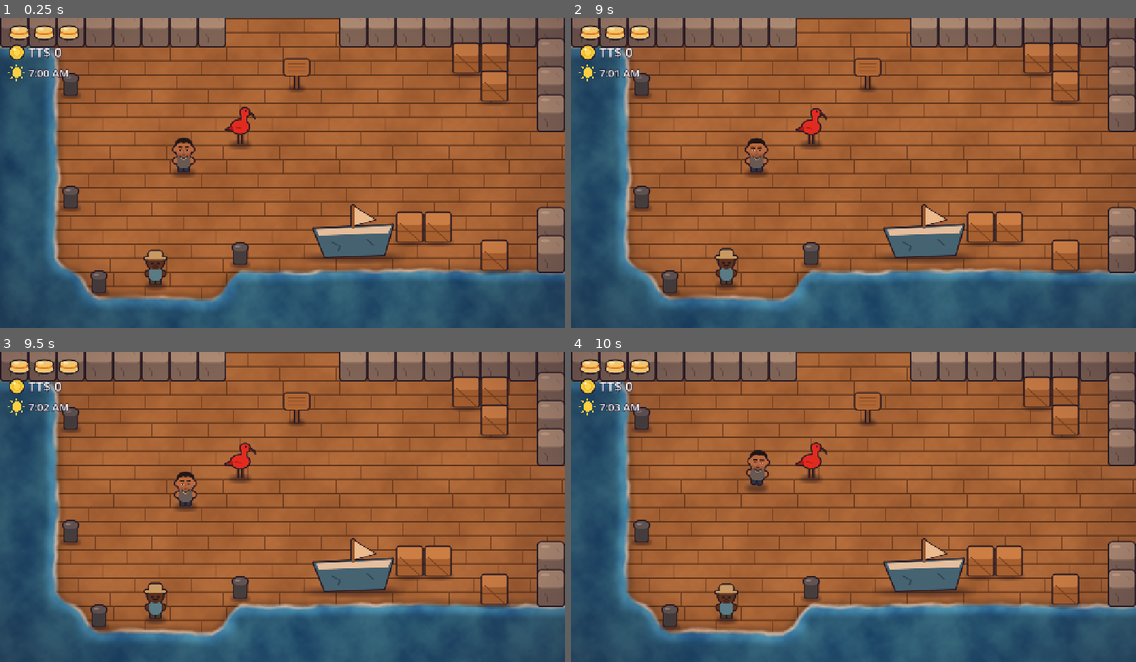
Above: before the commit, frames 1-4 (two rows, left to right).
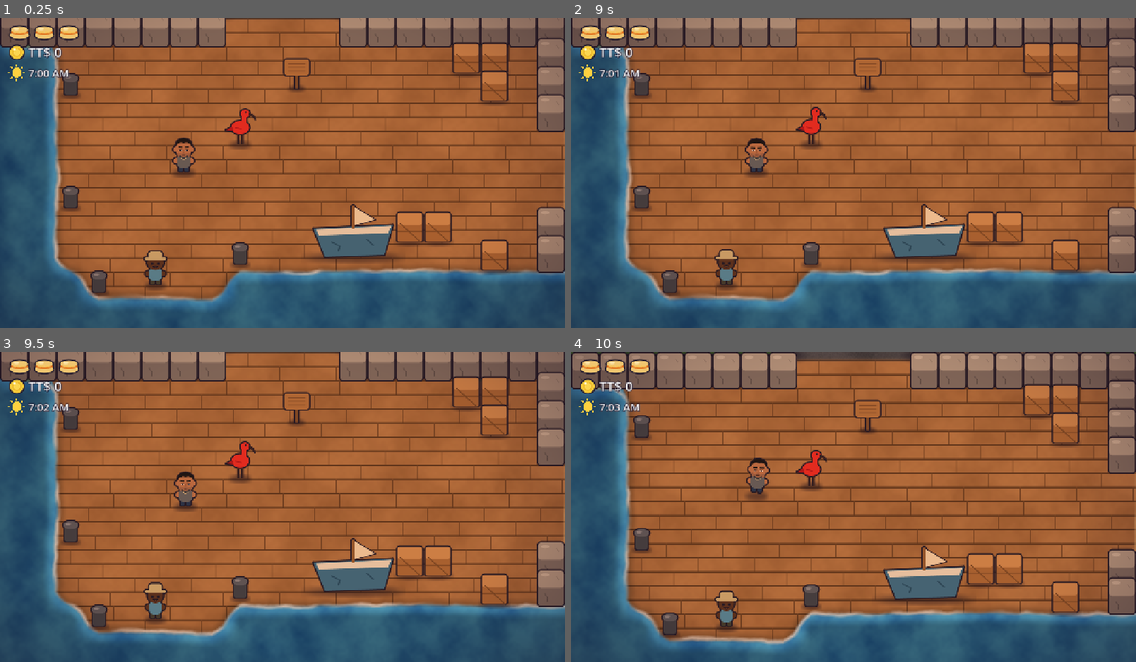
Above: after the commit, the same moments.

Repository: trinineba-oss/Claude-workarea
Game: Godot game, scene res://scenes/game.tscn
The game is run twice, just before and just after one commit, with the same random seed, the same clock (stepped at 60 frames per second) and the same inputs.
Inputs (mouse positions are in pixels of both pictures, inside the frame that each line leads up to):
- Up to frame 1 (0.25 s): no input
- Up to frame 2 (9 s): move the mouse to (977, 157) at 0.52 s; hold Right (move_right) 0.53-1.25 s; hold Z (attack) 0.53-1.25 s; click (977, 157) at 0.67 s; drag from (740, 188) to (825, 235) at 1.27 s; tap Enter at 2, 5, 7.25 s; move the mouse to (910, 104) at 2.02 s; hold Right (move_right) 2.03-2.75 s; hold Z (attack) 2.03-2.75 s; drag from (825, 235) to (684, 126) at 2.77 s; tap Space at 3.5, 5.75, 8.75 s; move the mouse to (1023, 219) at 3.52 s; hold Left (move_left) 3.53-4.25 s; hold Z (attack) 3.53-4.25 s; tap Escape (pause) at 4.15 s; drag from (684, 126) to (780, 160) at 4.27 s; move the mouse to (881, 173) at 5.02 s; hold Down (move_down) 5.03-5.75 s; hold Z (attack) 5.03-5.75 s; click (881, 173) at 5.17 s; drag from (768, 95) to (740, 188) at 5.77 s; move the mouse to (977, 157) at 6.52 s; hold Up (move_up) 6.53-7.25 s; hold Z (attack) 6.53-7.25 s; drag from (740, 188) to (825, 235) at 7.27 s; move the mouse to (910, 104) at 8.02 s; hold Down (move_down) 8.03-8.75 s; hold Z (attack) 8.03-8.75 s; drag from (825, 235) to (684, 126) at 8.77 s
- Up to frame 3 (9.5 s): no input
- Up to frame 4 (10 s): move the mouse to (1023, 553) at 9.52 s; hold Up (move_up) from 9.53 s (still down); hold Z (attack) from 9.53 s (still down); click (1023, 553) at 9.67 s

The runs differ from the first frame. In frame 1, 0.2% of the frame differs, in the area x 0-100%, y 0-83%; in frame 2, 0.2%; in frame 3, 0.2%; in frame 4, 34%, in the area x 0-100%, y 0-97%.

Commit message:
Sandbox stage 1: a free-scrolling, seamless world
Replace screen-by-screen room flips with a streamed world: the room Chad
is in and its eight neighbours stay loaded, the camera follows him
smoothly within the world's bounds, and entering another room autosaves.
Ground weights include a one-tile border from neighbouring rooms, so
materials blend across room edges; grid cells without a room are filled
with sea or grass. Cars now fade in and out on the end tiles of their
lane instead of driving past the end of the road. Adds Game.current_room
and loaded_rooms, an &at= dev start option, and the sandbox plan in
DESIGN.md; tests updated for the seamless world.

Co-Authored-By: Claude Opus 5.5 <noreply@anthropic.com>
Claude-Session: https://claude.ai/code/session_01NxkNS8Xn8Aik2ZkHhgLkjK

Diff:
--- a/projects/pixel-game/scenes/game.tscn
+++ b/projects/pixel-game/scenes/game.tscn
@@ -22,6 +22,7 @@
 [node name="Player" parent="." instance=ExtResource("2_player")]
 
 [node name="Camera2D" type="Camera2D" parent="."]
+process_callback = 0
 
 [node name="DayNight" type="Node" parent="."]
 script = ExtResource("8_daynight")
--- a/projects/pixel-game/scripts/car.gd
+++ b/projects/pixel-game/scripts/car.gd
@@ -4,7 +4,14 @@
 
 const DAMAGE := 1
 
+## Fade distance at each end of the lane.
+const FADE := 64.0
+
 var velocity := Vector2.ZERO
+## Where the lane ends (room coordinates); the car fades out and is removed there.
+var end := Vector2.ZERO
+
+var _start := Vector2.ZERO
 
 var _sprite: Sprite2D
 
@@ -35,11 +42,20 @@
 	add_child(shape)
 
 
+func _ready() -> void:
+	_start = position
+	modulate.a = 0.0
+
+
 func _physics_process(delta: float) -> void:
 	position += velocity * delta
-	for body in get_overlapping_bodies():
-		if body is Player:
-			body.take_hit(DAMAGE, global_position - velocity.normalized() * 40.0)
-	var bounds := Rect2(Vector2(-200, -200), WorldMap.room_size() + Vector2(400, 400))
-	if not bounds.has_point(position):
+	var travelled := position.distance_to(_start)
+	var left := (end - position).dot(velocity.normalized())
+	modulate.a = clampf(minf(travelled, left) / FADE, 0.0, 1.0)
+	if left <= 0.0:
 		queue_free()
+		return
+	if modulate.a > 0.5:
+		for body in get_overlapping_bodies():
+			if body is Player:
+				body.take_hit(DAMAGE, global_position - velocity.normalized() * 40.0)
--- a/projects/pixel-game/scripts/game.gd
+++ b/projects/pixel-game/scripts/game.gd
@@ -1,15 +1,15 @@
 class_name Game
 extends Node2D
-## The adventure: one room at a time, with a scrolling transition between rooms,
-## autosave on every room change, and pause.
-
-signal transition_finished
+## The adventure: a free-scrolling world streamed room by room (the room Chad is in and its
+## neighbours stay loaded), autosave whenever he enters another room, and pause.
+
+signal room_changed(coords: Vector2i)
 signal conversation_finished(id: String)
 
-const TRANSITION_SECONDS := 0.5
-## How far the hero is carried into the next room during a transition.
-const PUSH_IN := 96.0
 const ROOMS_DIR := "res://data/rooms"
+## Rooms within this many rooms of Chad stay loaded, so the camera never shows a gap.
+const LOAD_RADIUS := 1
+const CAMERA_SMOOTHING := 7.0
 ## Pause between fainting and getting back up at the room entrance.
 const FAINT_SECONDS := 1.2
 
@@ -22,8 +22,7 @@
 var world: WorldMap
 var coords := Vector2i.ZERO
 
-var _room: Room
-var _transitioning := false
+var _loaded: Dictionary = {}  # Vector2i -> Room
 var _entry_position := Vector2.ZERO
 
 @onready var day_night: DayNight = $DayNight
@@ -57,32 +56,30 @@
 	_status.set_health(_player.health, _player.max_health)
 	_status.set_money(_player.money)
 	_entry_position = _player.position
-	_room = _make_room(coords)
-	_camera.position = _room_center(coords)
+	_setup_camera()
+	_refresh_rooms()
+	_snap_camera()
 	if play_intro and not flags.get("intro_done", false):
 		_play_intro.call_deferred()
 
 
 func _physics_process(_delta: float) -> void:
-	if _transitioning:
-		return
-	var local := _player.position - WorldMap.room_origin(coords)
-	var size := WorldMap.room_size()
-	var dir := Vector2i.ZERO
-	if local.x < 0.0:
-		dir = Vector2i.LEFT
-	elif local.x >= size.x:
-		dir = Vector2i.RIGHT
-	elif local.y < 0.0:
-		dir = Vector2i.UP
-	elif local.y >= size.y:
-		dir = Vector2i.DOWN
-	if dir == Vector2i.ZERO:
-		return
-	if world.has_room(coords + dir):
-		_transition(dir)
+	var now := WorldMap.room_at(_player.position)
+	if now == coords:
+		return
+	if world.has_room(now):
+		coords = now
+		_entry_position = _player.position
+		_refresh_rooms()
+		save_game()
+		room_changed.emit(coords)
 	else:
+		# Edges toward empty cells are solid, so this only guards against teleports.
 		_player.position = _clamp_to_room(_player.position, coords, 4.0)
+
+
+func _process(_delta: float) -> void:
+	_camera.position = _player.position
 
 
 func _notification(what: int) -> void:
@@ -94,13 +91,25 @@
 
 ## Jumps straight to a room, e.g. for fast travel (maxi taxis) or tests.
 func go_to(room_coords: Vector2i, pos: Vector2) -> void:
-	_room.free()
+	for room: Room in _loaded.values():
+		room.free()
+	_loaded.clear()
 	coords = room_coords
-	_room = _make_room(coords)
 	_player.position = pos
 	_entry_position = pos
-	_camera.position = _room_center(coords)
+	_refresh_rooms()
+	_snap_camera()
 	save_game()
+
+
+## The room Chad is in.
+func current_room() -> Room:
+	return _loaded.get(coords)
+
+
+## Every loaded room, including filler rooms at the edges of the world.
+func loaded_rooms() -> Array:
+	return _loaded.values()
 
 
 ## Plays a conversation from data/dialogue.json, pausing the game until it ends.
@@ -132,10 +141,6 @@
 
 func is_talking() -> bool:
 	return _dialogue.is_open()
-
-
-func is_transitioning() -> bool:
-	return _transitioning
 
 
 func save_game() -> void:
@@ -170,33 +175,46 @@
 	return true
 
 
-func _transition(dir: Vector2i) -> void:
-	var target := coords + dir
-	_transitioning = true
-	_player.frozen = true
-	var old_room := _room
-	_room = _make_room(target)
-	old_room.process_mode = Node.PROCESS_MODE_DISABLED
-	_room.process_mode = Node.PROCESS_MODE_DISABLED
-	var player_end := _clamp_to_room(_player.position + Vector2(dir) * PUSH_IN, target, 32.0)
-	var tween := create_tween().set_parallel(true)
-	tween.set_trans(Tween.TRANS_SINE).set_ease(Tween.EASE_IN_OUT)
-	tween.tween_property(_camera, "position", _room_center(target), TRANSITION_SECONDS)
-	tween.tween_property(_player, "position", player_end, TRANSITION_SECONDS)
-	await tween.finished
-	old_room.queue_free()
-	_room.process_mode = Node.PROCESS_MODE_INHERIT
-	coords = target
-	_entry_position = _player.position
-	_player.frozen = false
-	_transitioning = false
-	save_game()
-	transition_finished.emit()
+func _refresh_rooms() -> void:
+	var wanted := {}
+	for dy in range(-LOAD_RADIUS, LOAD_RADIUS + 1):
+		for dx in range(-LOAD_RADIUS, LOAD_RADIUS + 1):
+			wanted[coords + Vector2i(dx, dy)] = true
+	for room_coords: Vector2i in _loaded.keys():
+		if not wanted.has(room_coords):
+			_loaded[room_coords].queue_free()
+			_loaded.erase(room_coords)
+	for room_coords: Vector2i in wanted:
+		if not _loaded.has(room_coords):
+			_loaded[room_coords] = _make_room(room_coords)
+
+
+func _setup_camera() -> void:
+	var rect := world.bounds()
+	var size := WorldMap.room_size()
+	_camera.limit_left = int(rect.position.x * size.x)
+	_camera.limit_top = int(rect.position.y * size.y)
+	_camera.limit_right = int(rect.end.x * size.x)
+	_camera.limit_bottom = int(rect.end.y * size.y)
+	_camera.position_smoothing_enabled = true
+	_camera.position_smoothing_speed = CAMERA_SMOOTHING
+
+
+func _snap_camera() -> void:
+	_camera.position = _player.position
+	_camera.reset_smoothing()
 
 
 func _make_room(room_coords: Vector2i) -> Room:
 	var room := Room.new()
-	room.build(room_coords, world.rows(room_coords), world.objects_in(room_coords))
+	var real := world.has_room(room_coords)
+	room.build(
+		room_coords,
+		world.rows_or_filler(room_coords),
+		world.objects_in(room_coords) if real else [],
+		world.padded_rows(room_coords),
+		not real
+	)
 	_rooms.add_child(room)
 	return room
 
@@ -212,8 +230,8 @@
 	)
 
 
-## Developer aid for the Web build: `index.html?room=0_0` starts in that room and `&time=21`
-## at that hour (used to take screenshots). Ignored everywhere else.
+## Developer aid for the Web build: `index.html?room=0_0` starts in that room, `&at=19_7` on
+## that tile, and `&time=21` at that hour (used to take screenshots). Ignored everywhere else.
 func _apply_debug_start() -> void:
 	if not OS.has_feature("web"):
 		return
@@ -228,6 +246,12 @@
 	if world.has_room(target):
 		coords = target
 		_player.position = _room_center(target)
+		var at := RegEx.create_from_string("at=(\\d+)_(\\d+)").search(query)
+		if at != null:
+			var cell := Vector2(int(at.get_string(1)), int(at.get_string(2)))
+			_player.position = (
+				WorldMap.room_origin(target) + (cell + Vector2(0.5, 0.5)) * WorldMap.TILE
+			)
 
 
 func _play_intro() -> void:
@@ -249,8 +273,8 @@
 	_faint_label.visible = true
 	await get_tree().create_timer(FAINT_SECONDS).timeout
 	_faint_label.visible = false
-	_room.queue_free()
-	_room = _make_room(coords)
+	_loaded[coords].queue_free()
+	_loaded[coords] = _make_room(coords)
 	_player.position = _entry_position
 	_player.revive()
 	save_game()
--- a/projects/pixel-game/scripts/room.gd
+++ b/projects/pixel-game/scripts/room.gd
@@ -53,13 +53,26 @@
 const FLOWERS := preload("res://assets/sprites/flowers.png")
 
 var coords := Vector2i.ZERO
+## True for the plain sea/grass rooms that fill gaps at the edges of the world.
+var filler := false
 
 
-func build(room_coords: Vector2i, lines: PackedStringArray, things: Array = []) -> void:
+## `padded` is the map with a one-tile border from the neighbouring rooms (see
+## WorldMap.padded_rows); without it the room's own edge tiles are repeated.
+func build(
+	room_coords: Vector2i,
+	lines: PackedStringArray,
+	things: Array = [],
+	padded: PackedStringArray = PackedStringArray(),
+	is_filler := false
+) -> void:
 	coords = room_coords
+	filler = is_filler
 	position = WorldMap.room_origin(coords)
 	y_sort_enabled = true
-	add_child(_make_ground(lines))
+	add_child(_make_ground(padded if not padded.is_empty() else _pad(lines)))
+	if filler:
+		return
 	add_child(_make_collision(lines))
 	var rng := RandomNumberGenerator.new()
 	rng.seed = hash(coords)
@@ -99,12 +112,15 @@
 	add_child(wires)
 
 
-func _make_ground(lines: PackedStringArray) -> Sprite2D:
-	var weights := Image.create(WorldMap.COLS, WorldMap.ROWS, false, Image.FORMAT_RGBA8)
-	var weights2 := Image.create(WorldMap.COLS, WorldMap.ROWS, false, Image.FORMAT_RGBA8)
-	for y in lines.size():
-		for x in lines[y].length():
-			var pair: Array = WEIGHTS[Tiles.ground_at(lines, x, y)]
+## Ground for the padded map (COLS + 2 by ROWS + 2): the sprite shows only the inner area,
+## but linear filtering blends edge tiles with the border, so rooms join without seams.
+func _make_ground(padded: PackedStringArray) -> Sprite2D:
+	var grid := Vector2i(WorldMap.COLS + 2, WorldMap.ROWS + 2)
+	var weights := Image.create(grid.x, grid.y, false, Image.FORMAT_RGBA8)
+	var weights2 := Image.create(grid.x, grid.y, false, Image.FORMAT_RGBA8)
+	for y in grid.y:
+		for x in grid.x:
+			var pair: Array = WEIGHTS[Tiles.ground_at(padded, x, y)]
 			weights.set_pixel(x, y, pair[0])
 			weights2.set_pixel(x, y, pair[1])
 	var material := ShaderMaterial.new()
@@ -113,11 +129,16 @@
 		material.set_shader_parameter(param, GROUND_TEXTURES[param])
 	material.set_shader_parameter("weights2", ImageTexture.create_from_image(weights2))
 	material.set_shader_parameter("room_origin", position)
-	material.set_shader_parameter("room_size", WorldMap.room_size())
+	material.set_shader_parameter("grid_size", Vector2(grid))
+	material.set_shader_parameter("tile_size", float(WorldMap.TILE))
 	var ground := Sprite2D.new()
 	ground.name = "Ground"
 	ground.texture = ImageTexture.create_from_image(weights)
 	ground.centered = false
+	ground.region_enabled = true
+	ground.region_rect = Rect2(Vector2.ONE, Vector2(WorldMap.COLS, WorldMap.ROWS))
+	ground.position = Vector2.ZERO
+	ground.offset = Vector2.ZERO
 	ground.scale = Vector2.ONE * WorldMap.TILE
 	ground.texture_filter = CanvasItem.TEXTURE_FILTER_LINEAR
 	ground.z_index = -10
@@ -166,5 +187,13 @@
 	add_child(node)
 
 
+static func _pad(lines: PackedStringArray) -> PackedStringArray:
+	var padded := PackedStringArray()
+	for y in range(-1, lines.size() + 1):
+		var row := lines[clampi(y, 0, lines.size() - 1)]
+		padded.append(row[0] + row + row[row.length() - 1])
+	return padded
+
+
 static func _cell_centre(cell: Vector2i) -> Vector2:
 	return (Vector2(cell) + Vector2(0.5, 0.5)) * WorldMap.TILE
--- a/projects/pixel-game/scripts/traffic.gd
+++ b/projects/pixel-game/scripts/traffic.gd
@@ -1,7 +1,8 @@
 class_name Traffic
 extends Node2D
 ## A lane of cars driving across the room in one direction. Cars hurt and knock back the
-## hero; they ignore walls and disappear past the edge of the room.
+## hero and ignore walls. They fade in on the room's first tile and out on its last, so they
+## never drive past the end of the road into the neighbouring room.
 
 const DIRECTIONS := {
 	"down": Vector2.DOWN, "up": Vector2.UP, "left": Vector2.LEFT, "right": Vector2.RIGHT
@@ -39,15 +40,16 @@
 	var car := Car.new()
 	car.setup(CARS.pick_random(), direction * randf_range(SPEED_MIN, SPEED_MAX))
 	var size := WorldMap.room_size()
+	var half := WorldMap.TILE / 2.0
 	var start := position
-	if direction.y > 0.0:
-		start.y = -80.0
-	elif direction.y < 0.0:
-		start.y = size.y + 80.0
-	elif direction.x > 0.0:
-		start.x = -80.0
+	var end := position
+	if direction.y != 0.0:
+		start.y = half if direction.y > 0.0 else size.y - half
+		end.y = size.y - half if direction.y > 0.0 else half
 	else:
-		start.x = size.x + 80.0
+		start.x = half if direction.x > 0.0 else size.x - half
+		end.x = size.x - half if direction.x > 0.0 else half
 	car.position = start
+	car.end = end
 	get_parent().add_child(car)
 	return car
--- a/projects/pixel-game/scripts/world_map.gd
+++ b/projects/pixel-game/scripts/world_map.gd
@@ -49,6 +49,62 @@
 
 func rows(coords: Vector2i) -> PackedStringArray:
 	return rooms[coords]
+
+
+## The room that contains a world position.
+static func room_at(pos: Vector2) -> Vector2i:
+	var size := room_size()
+	return Vector2i(floori(pos.x / size.x), floori(pos.y / size.y))
+
+
+## Map character at a global tile position. Cells with no room are filled with sea in the
+## south and grass elsewhere, so the edges of the world never look empty.
+func tile_at(cell: Vector2i) -> String:
+	var coords := Vector2i(floori(float(cell.x) / COLS), floori(float(cell.y) / ROWS))
+	if not rooms.has(coords):
+		return filler_tile(coords)
+	var lines: PackedStringArray = rooms[coords]
+	return lines[posmod(cell.y, ROWS)][posmod(cell.x, COLS)]
+
+
+## Map rows for a room, or plain filler rows for a cell with no room.
+func rows_or_filler(coords: Vector2i) -> PackedStringArray:
+	if rooms.has(coords):
+		return rooms[coords]
+	var lines := PackedStringArray()
+	for y in ROWS:
+		lines.append(filler_tile(coords).repeat(COLS))
+	return lines
+
+
+## This room's map with a one-tile border taken from the neighbouring rooms, so ground
+## materials can blend across room edges.
+func padded_rows(coords: Vector2i) -> PackedStringArray:
+	var lines := PackedStringArray()
+	var top_left := Vector2i(coords.x * COLS, coords.y * ROWS) - Vector2i.ONE
+	for y in ROWS + 2:
+		var line := ""
+		for x in COLS + 2:
+			line += tile_at(top_left + Vector2i(x, y))
+		lines.append(line)
+	return lines
+
+
+func filler_tile(coords: Vector2i) -> String:
+	return "~" if coords.y >= 1 else "."
+
+
+## Smallest rectangle of room coordinates that holds every room.
+func bounds() -> Rect2i:
+	var rect := Rect2i()
+	var first := true
+	for coords: Vector2i in rooms:
+		if first:
+			rect = Rect2i(coords, Vector2i.ONE)
+			first = false
+		else:
+			rect = rect.merge(Rect2i(coords, Vector2i.ONE))
+	return rect
 
 
 func objects_in(coords: Vector2i) -> Array:
--- a/projects/pixel-game/shaders/ground.gdshader
+++ b/projects/pixel-game/shaders/ground.gdshader
@@ -16,7 +16,9 @@
 uniform sampler2D noise_tex : repeat_enable, filter_linear;
 uniform sampler2D weights2 : filter_linear;
 uniform vec2 room_origin = vec2(0.0);
-uniform vec2 room_size = vec2(1280.0, 704.0);
+// The weights images are the room plus a one-tile border from its neighbours.
+uniform vec2 grid_size = vec2(22.0, 13.0);
+uniform float tile_size = 64.0;
 uniform float texture_world_size = 256.0;
 // Higher = crisper borders between materials.
 uniform float sharpness = 10.0;
@@ -28,7 +30,7 @@
 void fragment() {
 	vec4 w = texture(TEXTURE, UV);
 	vec4 w2 = texture(weights2, UV);
-	vec2 world = room_origin + UV * room_size;
+	vec2 world = room_origin + (UV * grid_size - 1.0) * tile_size;
 	vec2 tuv = world / texture_world_size;
 
 	// Weights for grass, sand, dirt, water, stone; each nudged by its own noise.
--- a/projects/pixel-game/tests/combat_test.gd
+++ b/projects/pixel-game/tests/combat_test.gd
@@ -17,8 +17,8 @@
 
 func _spawn(game: Game, kind: String, pos: Vector2) -> Node2D:
 	var node := Entities.create(kind)
-	node.position = pos - game.get_node("Rooms").get_child(0).position
-	game.get_node("Rooms").get_child(0).add_child(node)
+	node.position = pos - game.current_room().position
+	game.current_room().add_child(node)
 	return node
 
 
@@ -67,13 +67,11 @@
 	_check(dog.health == 1, "a swing hits once (health %d)" % dog.health)
 	player.end_invincibility()
 	player.position = centre
-	dog.position = centre + Vector2(72, 0) - game.get_node("Rooms").get_child(0).position
+	dog.position = centre + Vector2(72, 0) - game.current_room().position
 	await _swing()
 	_check(not is_instance_valid(dog) or dog.is_queued_for_deletion(), "two swings kill the dog")
 	await _physics_frames(4)
-	var pickups := game.get_node("Rooms").get_child(0).get_children().filter(
-		func(n): return n is Pickup
-	)
+	var pickups := game.current_room().get_children().filter(func(n): return n is Pickup)
 	_check(pickups.size() == 1, "the dog dropped a coin")
 	player.end_invincibility()
 	player.position = pickups[0].global_position
@@ -142,7 +140,7 @@
 	)
 	_check(player.position == game.get("_entry_position"), "back at the room entrance")
 	_check(not game.get_node("HUD/FaintLabel").visible, "the faint message hides")
-	_check(game.get_node("Rooms").get_child_count() == 1, "the room was rebuilt once")
+	_check(game.loaded_rooms().size() == 9, "rooms are still streamed after fainting")
 
 	# --- stats are saved ------------------------------------------------------------------
 	player.health = 3
--- a/projects/pixel-game/tests/game_test.gd
+++ b/projects/pixel-game/tests/game_test.gd
@@ -1,5 +1,5 @@
 extends "res://tests/test_base.gd"
-## Boots the game: start position, collisions, room transitions, saving, loading and pause.
+## Boots the game: start position, collisions, the seamless world, saving, loading and pause.
 
 const GAME := preload("res://scenes/game.tscn")
 const SAVE_PATH := "user://test_save_game.json"
@@ -13,13 +13,6 @@
 	return game
 
 
-func _wait_for_transition(game: Game) -> void:
-	var frames := 0
-	while game.is_transitioning() and frames < 240:
-		await physics_frame
-		frames += 1
-
-
 func _run() -> void:
 	DirAccess.remove_absolute(SAVE_PATH)
 
@@ -27,7 +20,6 @@
 	await _physics_frames(2)
 	var player: Player = game.get_node("Player")
 	var camera: Camera2D = game.get_node("Camera2D")
-	var rooms: Node2D = game.get_node("Rooms")
 	var size := WorldMap.room_size()
 	var t := float(WorldMap.TILE)
 
@@ -36,8 +28,13 @@
 	_check(start == Vector2i(0, 1), "the start room is the wharf (0, 1)")
 	_check(game.coords == start, "starts in the start room")
 	_check(player.position == game.world.start_position(), "starts on the start tile")
-	_check(camera.position == origin + size / 2.0, "camera centred")
-	_check(rooms.get_child_count() == 1, "one room loaded")
+	_check(
+		camera.get_screen_center_position().distance_to(player.position) < size.x, "camera on Chad"
+	)
+	_check(game.current_room().coords == start, "the current room is loaded")
+	_check(game.loaded_rooms().size() == 9, "the room and its 8 neighbours are loaded")
+	var fillers := game.loaded_rooms().filter(func(r): return r.filler)
+	_check(not fillers.is_empty(), "cells with no room are filled in at the edge of the world")
 
 	# Walking: right moves the hero, and the water at the bottom stops them.
 	var x0 := player.position.x
@@ -45,47 +42,60 @@
 	await _physics_frames(10)
 	Input.action_release(&"move_right")
 	_check(player.position.x > x0 + 20.0, "moves right")
+	_check(camera.position == player.position, "the camera follows Chad")
 	player.position = origin + Vector2(10.5 * t, 8.5 * t)  # last plank row above the water
 	Input.action_press(&"move_down")
 	await _physics_frames(60)
 	Input.action_release(&"move_down")
 	_check(player.position.y < origin.y + 9 * t, "water blocks the hero (y=%f)" % player.position.y)
 
-	# Walking off the right edge scrolls to the next room.
+	# Walking over the east edge carries straight on into the next room: no flip, no freeze.
 	var next := start + Vector2i.RIGHT
 	var next_origin := WorldMap.room_origin(next)
-	player.position = origin + Vector2(size.x + 1.0, 5.5 * t)
+	player.position = origin + Vector2(size.x - 20.0, 5.5 * t)
+	Input.action_press(&"move_right")
+	for i in 30:
+		await physics_frame
+		if game.coords == next:
+			break
+	Input.action_release(&"move_right")
+	_check(game.coords == next, "now in room %s" % next)
+	_check(not player.frozen, "Chad never stops")
+	_check(Rect2(next_origin, size).has_point(player.position), "Chad is inside the new room")
 	await _physics_frames(2)
-	_check(game.is_transitioning(), "transition starts at the edge")
-	await _wait_for_transition(game)
-	_check(game.coords == next, "now in room %s" % next)
-	_check(camera.position == next_origin + size / 2.0, "camera moved to the new room")
-	_check(Rect2(next_origin, size).has_point(player.position), "hero is inside the new room")
-	_check(not player.frozen, "hero can move again")
-	_check(rooms.get_child_count() == 1, "old room freed")
-	var resume_position := player.position
-
+	var east_of_next := game.loaded_rooms().filter(
+		func(r): return r.coords == next + Vector2i.RIGHT
+	)
+	_check(east_of_next.size() == 1, "the rooms around the new one are loaded")
+	var far := game.loaded_rooms().filter(func(r): return r.coords == start + Vector2i.LEFT)
+	_check(far.is_empty(), "rooms out of range are unloaded")
 	# The autosave was written on the room change, and a new game resumes from it.
 	var saved := game.save.read()
 	_check(saved.get("room") == [float(next.x), float(next.y)], "autosave holds the room")
+	var resume_position := Vector2(saved["position"][0], saved["position"][1])
 	game.free()
 	game = _new_game()
 	await _physics_frames(2)
 	player = game.get_node("Player")
 	_check(game.coords == next, "resumes in the saved room")
-	_check(player.position.distance_to(resume_position) < 1.0, "resumes at the saved spot")
+	# Loading nudges Chad up to 32 px in from the room edge, so allow for that.
+	_check(player.position.distance_to(resume_position) <= 33.0, "resumes at the saved spot")
 	_check(
-		game.get_node("Camera2D").position == next_origin + size / 2.0,
-		"camera resumes in the saved room"
+		(
+			game.get_node("Camera2D").get_screen_center_position().distance_to(player.position)
+			< size.x
+		),
+		"camera resumes on Chad"
 	)
 
-	# An edge that leads nowhere never starts a transition (the walls stop the hero first).
+	# Walking into the edge of the world: the wall holds.
 	var east := Vector2i(2, 1)
-	game.go_to(east, WorldMap.room_origin(east) + Vector2(10.5 * t, 5.5 * t))
-	player.position = WorldMap.room_origin(east) + Vector2(size.x + 5.0, 5.5 * t)
-	await _physics_frames(2)
-	_check(not game.is_transitioning(), "no transition toward a missing room")
+	game.go_to(east, WorldMap.room_origin(east) + Vector2(17.5 * t, 5.5 * t))
+	Input.action_press(&"move_right")
+	await _physics_frames(60)
+	Input.action_release(&"move_right")
 	_check(game.coords == east, "still in room (2, 1)")
+	_check(player.position.x < WorldMap.room_origin(east).x + size.x, "kept inside the world")
 	game.free()
 
 	# A corrupt save falls back to a fresh start.
--- a/projects/pixel-game/tests/traffic_test.gd
+++ b/projects/pixel-game/tests/traffic_test.gd
@@ -21,7 +21,7 @@
 	var origin := WorldMap.room_origin(crossing)
 	game.go_to(crossing, origin + Vector2(3.5 * t, 7.5 * t))
 	await _physics_frames(2)
-	var room: Room = game.get_node("Rooms").get_child(0)
+	var room: Room = game.current_room()
 	var lanes := room.get_children().filter(func(n): return n is Traffic)
 	_check(lanes.size() == 2, "Cross Crossing has two lanes")
 	var wires := room.get_children().filter(func(n): return n is Wires)
--- a/projects/pixel-game/tests/walk_test.gd
+++ b/projects/pixel-game/tests/walk_test.gd
@@ -51,8 +51,6 @@
 					game.coords == coords + dir,
 					"can walk from room %s through tile %s toward %s" % [coords, tile, dir]
 				)
-				while game.is_transitioning():
-					await physics_frame
 	_check(walks >= 20, "walked through %d doorways" % walks)
 	Engine.time_scale = 1.0
 	game.free()
Not shown, changed: projects/pixel-game/DESIGN.md
Not shown, changed: projects/pixel-game/README.md
